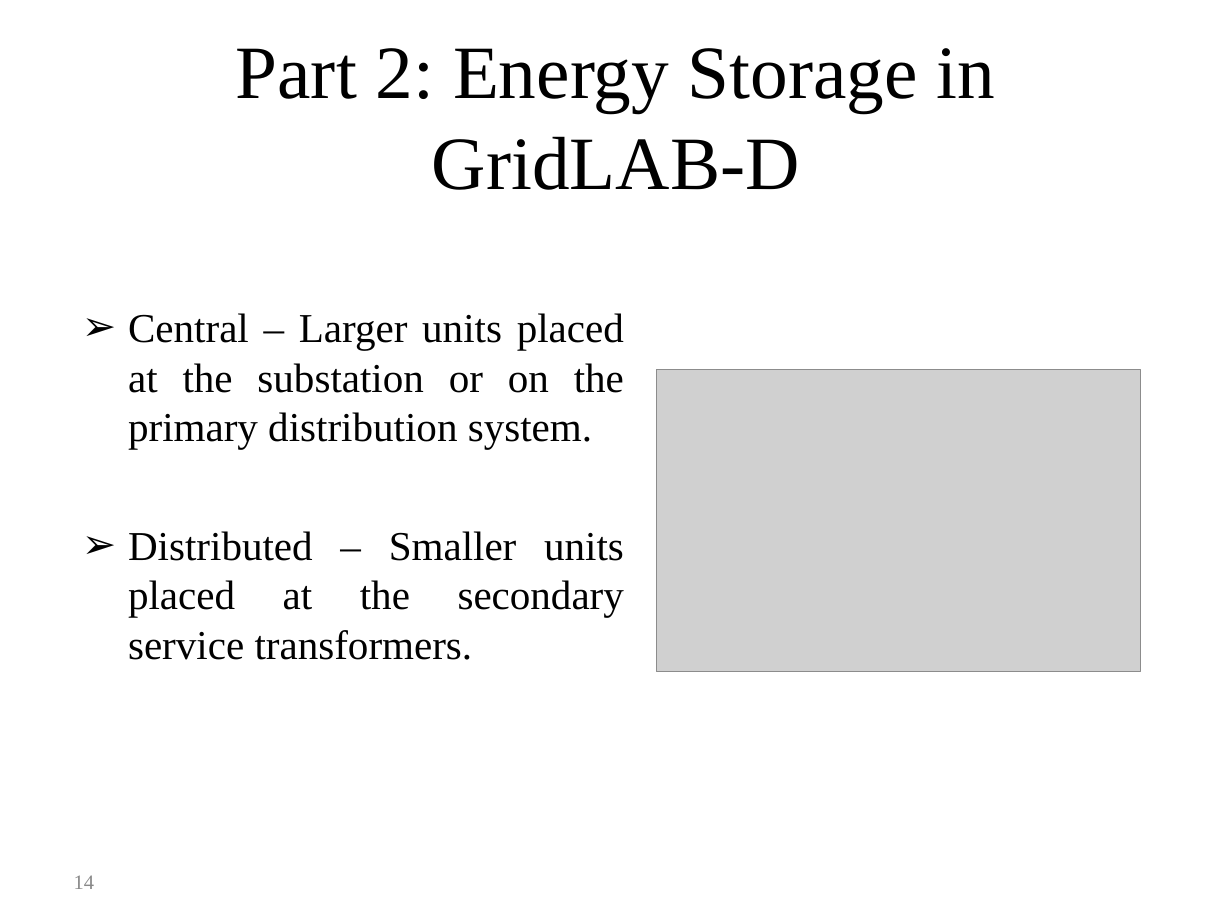
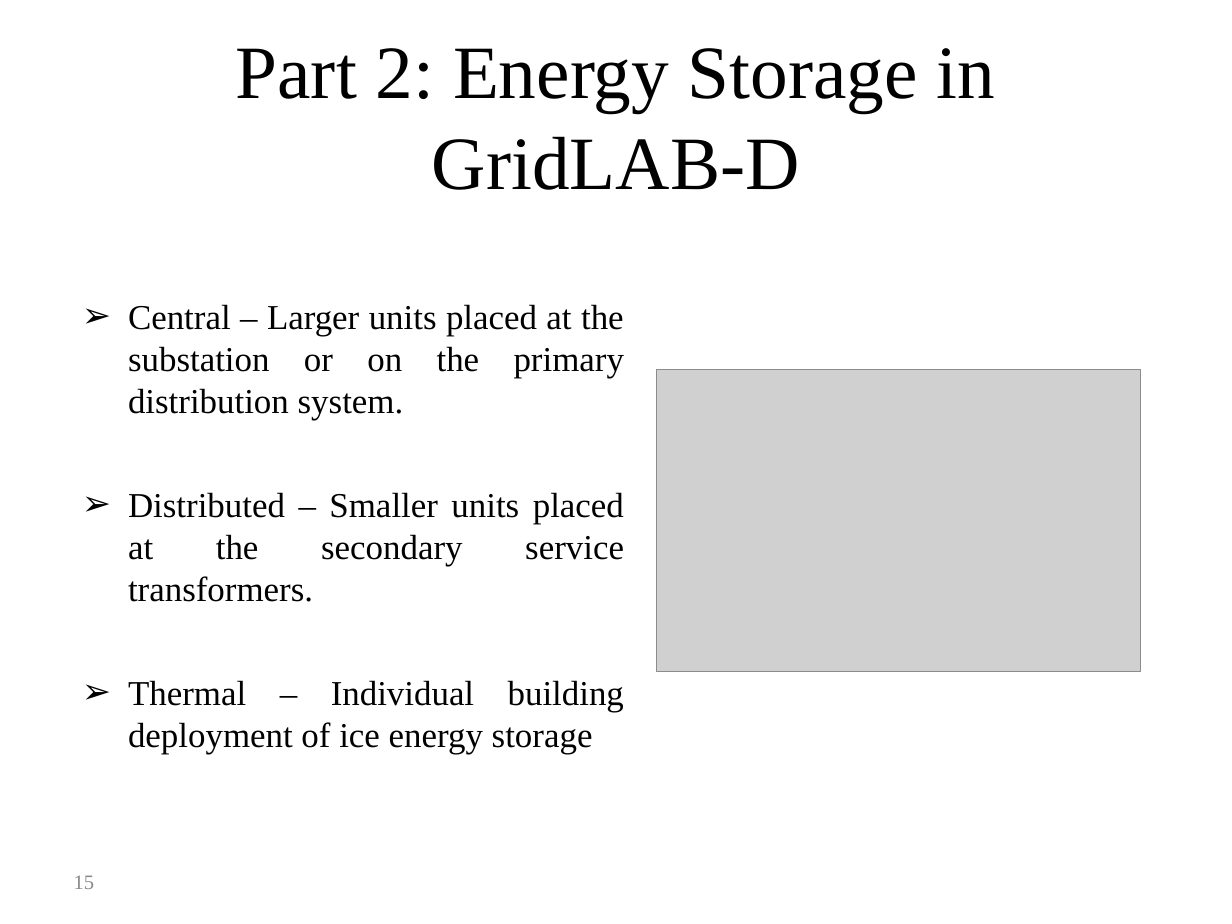
Before and after one commit to gridlab-d/course, a slide deck: slide 15 of ThreeDayCourse_v22/Day3/4.0 - Energy_Storage_and_PHEVs.ppt (slide 14 before the commit). Drawn at 1232x924 pixels with LibreOffice and Linux fonts; fonts in the diff are those of the drawing; grey boxes stand for pictures. Boxes give left, top, right and bottom in pixels: in the first picture for what was removed or moved away, otherwise in the second. Text is boxed around its words. In the diff, an @@ line names an element or a change of style, - is before the commit and + after.

Commit message:
Updates to energy storage portions to include thermal energy storage example

```diff
--- a/ThreeDayCourse_v22/Day3/4.0 - Energy_Storage_and_PHEVs.ppt
+++ b/ThreeDayCourse_v22/Day3/4.0 - Energy_Storage_and_PHEVs.ppt
@@ text at box(128, 304, 624, 602): size 24 to 20.4 pt in "Central – Larger units placed at the ...", "Distributed – Smaller units placed at the ..." @@
@@ text at box(128, 680, 624, 755): paragraph added @@
+➢ Thermal – Individual building deployment of ice energy storage
@@ page number at box(74, 875, 94, 889): text changed @@
-14
+15
```
Also in this commit, not shown: 2 other slides changed, 3 slides added, 25 other files.
